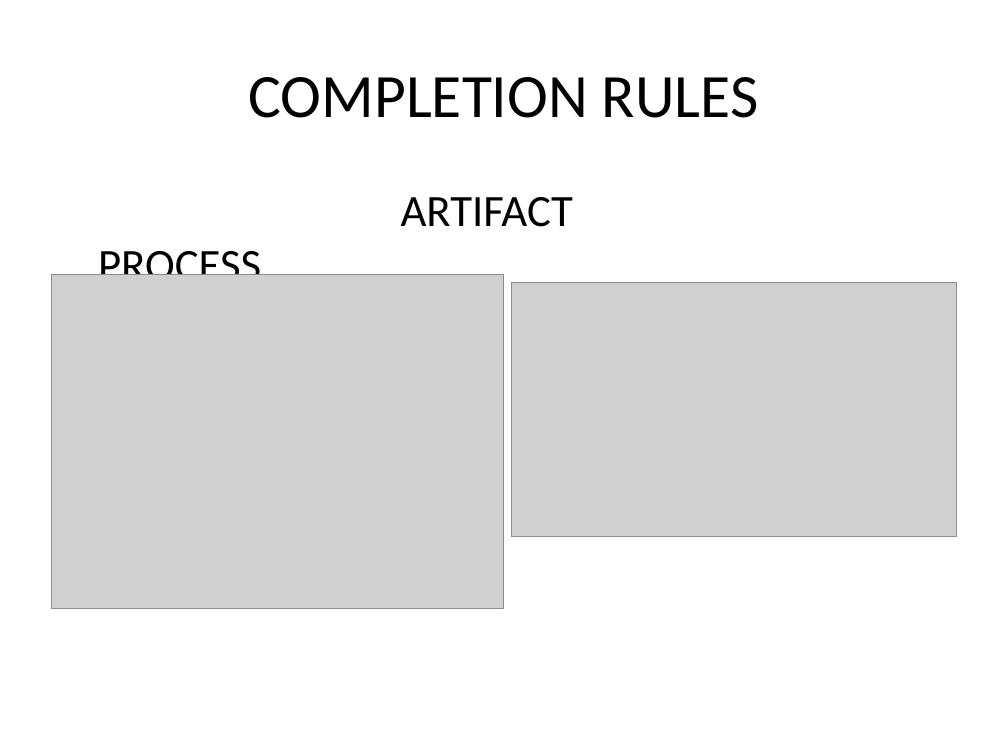
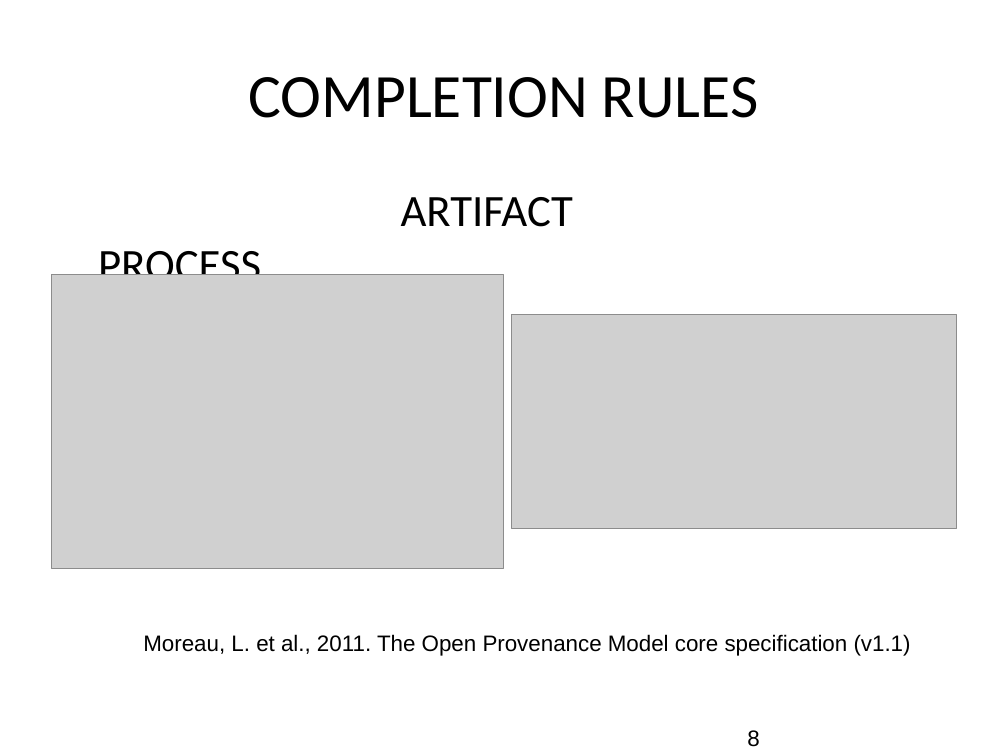
Before and after one commit to gems-uff/sdm, a slide deck: slide 8 of Documents/Apresentação/Provenance- Apresentação SBGames.ppt. Drawn at 1008x756 pixels with LibreOffice and Linux fonts; fonts in the diff are those of the drawing; grey boxes stand for pictures; background and template pictures are left out. Boxes give left, top, right and bottom in pixels: in the first picture for what was removed or moved away, otherwise in the second. Text is boxed around its words. In the diff, an @@ line names an element or a change of style, - is before the commit and + after.

```diff
--- a/Documents/Apresentação/Provenance- Apresentação SBGames.ppt
+++ b/Documents/Apresentação/Provenance- Apresentação SBGames.ppt
@@ picture: place and size @@
-picture at (51,275,504,609)
+picture at (51,275,504,569)
@@ picture: place and size @@
-picture at (512,283,957,537)
+picture at (512,314,957,529)
@@ text added at (143,634,911,656), 16 pt, text #000000 @@
+Moreau, L. et al., 2011. The Open Provenance Model core specification (v1.1)
@@ page number added at (747,730,759,747), 16 pt, text #000000 @@
+8
```
Also in this commit, not shown: 11 other slides changed, 12 slides added, 4 slides removed.
